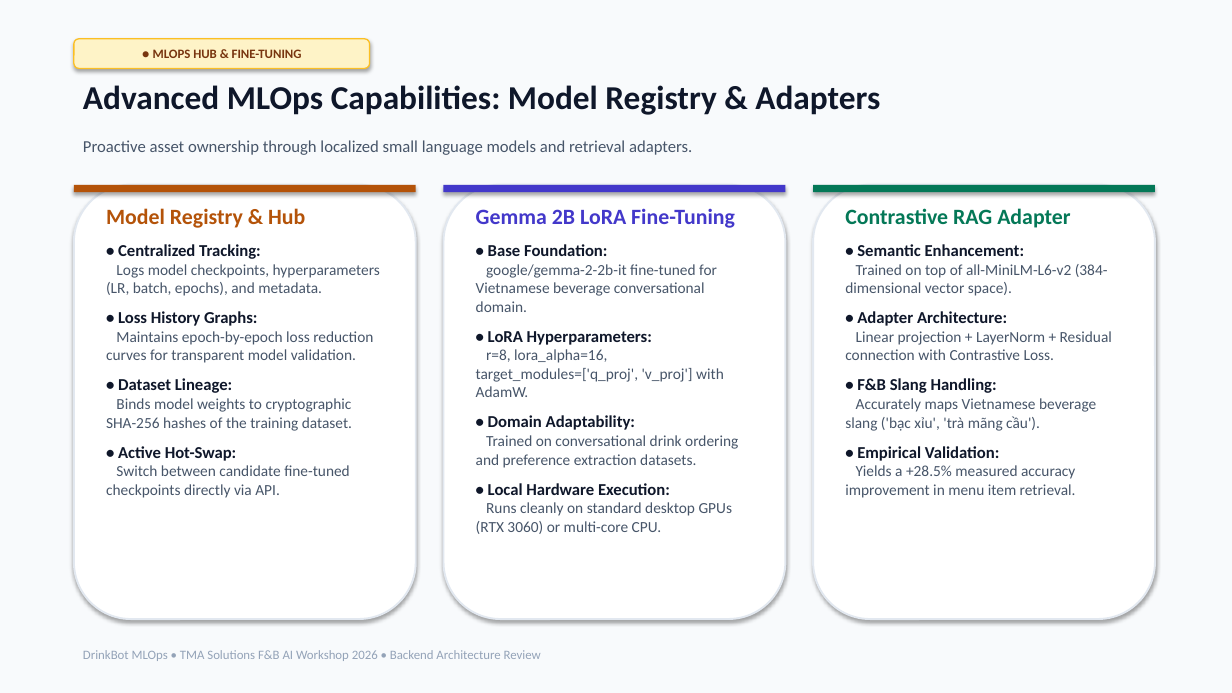
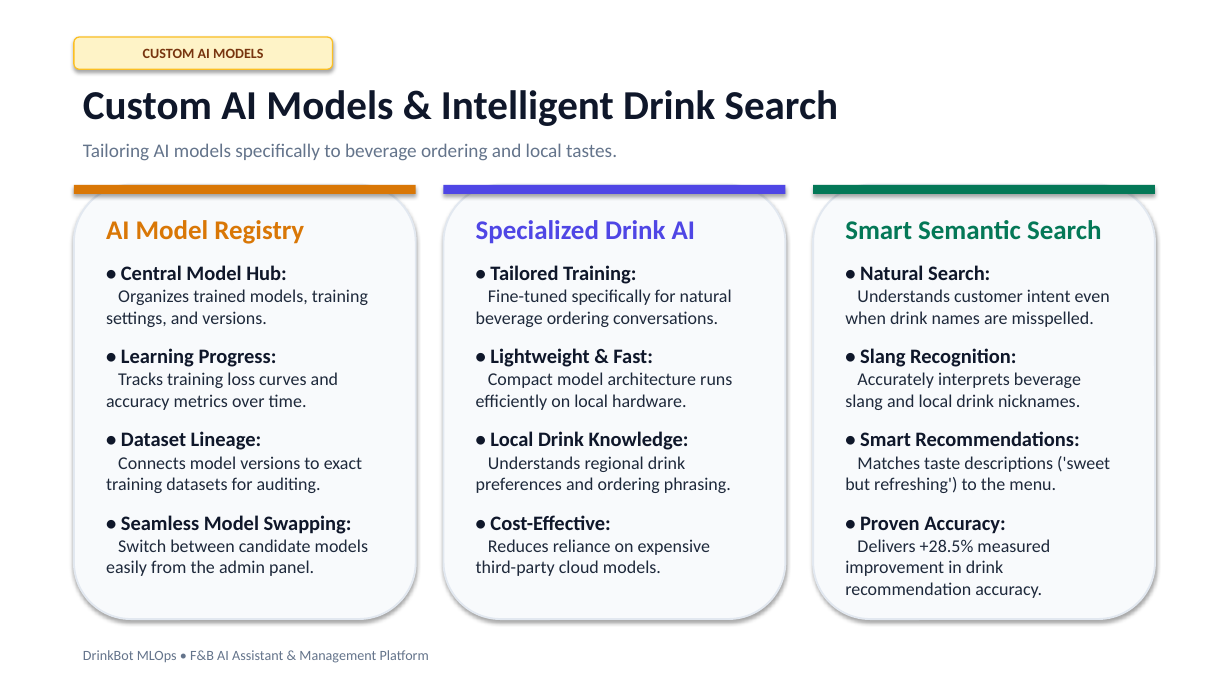
Before and after one commit to meowcosmetic/mlops_coffee, a slide deck: slide 8 of DrinkBot_MLOps_Presentation_EN.pptx. Drawn at 1232x693 pixels with LibreOffice and Linux fonts; fonts in the diff are those of the drawing. Boxes give left, top, right and bottom in pixels: in the first picture for what was removed or moved away, otherwise in the second. Text is boxed around its words. In the diff, an @@ line names an element or a change of style, - is before the commit and + after.

Commit message:
docs(slides): revamp English PPTX with extra-large typography and clean high-level architecture

```diff
--- a/DrinkBot_MLOps_Presentation_EN.pptx
+++ b/DrinkBot_MLOps_Presentation_EN.pptx
@@ rectangle at box(0, 0, 1232, 693): fill #F8FAFC to #FFFFFF @@
@@ rounded rectangle "CUSTOM AI MODELS": place and size @@
-rounded rectangle "CUSTOM AI MODELS" at box(74, 39, 370, 68)
+rounded rectangle "CUSTOM AI MODELS" at box(74, 37, 333, 69)
@@ text in rounded rectangle at box(143, 48, 263, 58): text changed; size 10 to 11 pt @@
-● MLOPS HUB & FINE-TUNING
+CUSTOM AI MODELS
@@ text at box(83, 90, 839, 126): text changed; size 26 to 32 pt @@
-Advanced MLOps Capabilities: Model Registry & Adapters
+Custom AI Models & Intelligent Drink Search
@@ text at box(83, 143, 617, 161): text changed; size 13 to 15 pt; text colour #475569 to #64748B @@
-Proactive asset ownership through localized small language models and retrieval adapters.
+Tailoring AI models specifically to beverage ordering and local tastes.
@@ rectangle at box(74, 185, 416, 194): fill #B45309 to #D97706 @@
@@ text "AI Model Registry": place and size @@
-text "AI Model Registry" at box(106, 208, 380, 498)
+text "AI Model Registry" at box(106, 220, 368, 576)
@@ text "AI Model Registry" at box(106, 220, 368, 576): size 13 to 16 pt in "• Dataset Lineage:"; more space between paragraphs @@
@@ rectangle at box(444, 185, 786, 194): fill #4338CA to #4F46E5 @@
@@ fill #FFFFFF to #F8FAFC in 3 elements at box(74, 185, 416, 619), box(444, 185, 786, 619), box(813, 185, 1155, 619) @@
@@ text at box(106, 220, 368, 410): text changed; size 12 to 14 pt; text colour #475569 to #1E293B @@
-Model Registry & Hub
-• Centralized Tracking:
-Logs model checkpoints, hyperparameters (LR, batch, epochs), and metadata.
-• Loss History Graphs:
-Maintains epoch-by-epoch loss reduction curves for transparent model validation.
+AI Model Registry
+• Central Model Hub:
+Organizes trained models, training settings, and versions.
+• Learning Progress:
+Tracks training loss curves and accuracy metrics over time.
@@ text at box(476, 220, 732, 576): text changed; size 12 to 14 pt; text colour #475569 to #1E293B @@
-Gemma 2B LoRA Fine-Tuning
-• Base Foundation:
-google/gemma-2-2b-it fine-tuned for Vietnamese beverage conversational domain.
-• LoRA Hyperparameters:
-r=8, lora_alpha=16, target_modules=['q_proj', 'v_proj'] with AdamW.
-• Domain Adaptability:
-Trained on conversational drink ordering and preference extraction datasets.
-• Local Hardware Execution:
-Runs cleanly on standard desktop GPUs (RTX 3060) or multi-core CPU.
+Specialized Drink AI
+• Tailored Training:
+Fine-tuned specifically for natural beverage ordering conversations.
+• Lightweight & Fast:
+Compact model architecture runs efficiently on local hardware.
+• Local Drink Knowledge:
+Understands regional drink preferences and ordering phrasing.
+• Cost-Effective:
+Reduces reliance on expensive third-party cloud models.
@@ text at box(845, 220, 1110, 598): text changed; size 12 to 14 pt; text colour #475569 to #1E293B @@
-Contrastive RAG Adapter
-• Semantic Enhancement:
-Trained on top of all-MiniLM-L6-v2 (384-dimensional vector space).
-• Adapter Architecture:
-Linear projection + LayerNorm + Residual connection with Contrastive Loss.
-• F&B Slang Handling:
-Accurately maps Vietnamese beverage slang ('bạc xỉu', 'trà mãng cầu').
-• Empirical Validation:
-Yields a +28.5% measured accuracy improvement in menu item retrieval.
+Smart Semantic Search
+• Natural Search:
+Understands customer intent even when drink names are misspelled.
+• Slang Recognition:
+Accurately interprets beverage slang and local drink nicknames.
+• Smart Recommendations:
+Matches taste descriptions ('sweet but refreshing') to the menu.
+• Proven Accuracy:
+Delivers +28.5% measured improvement in drink recommendation accuracy.
@@ text at box(106, 456, 368, 576): text changed; size 12 to 14 pt; text colour #475569 to #1E293B @@
-Binds model weights to cryptographic SHA-256 hashes of the training dataset.
-• Active Hot-Swap:
-Switch between candidate fine-tuned checkpoints directly via API.
+Connects model versions to exact training datasets for auditing.
+• Seamless Model Swapping:
+Switch between candidate models easily from the admin panel.
@@ text at box(83, 650, 429, 663): text changed; size 10 to 11 pt; text colour #94A3B8 to #64748B @@
-DrinkBot MLOps • TMA Solutions F&B AI Workshop 2026 • Backend Architecture Review
+DrinkBot MLOps • F&B AI Assistant & Management Platform
```
Also in this commit, not shown: 6 other slides changed, 3 slides added, 3 slides removed, 2 other files.
